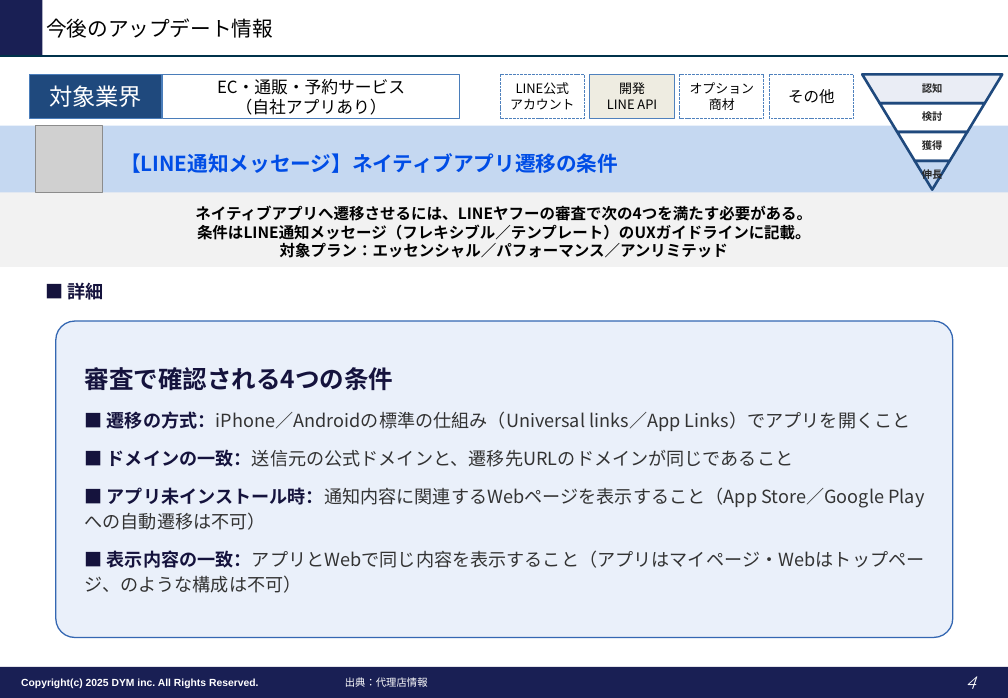
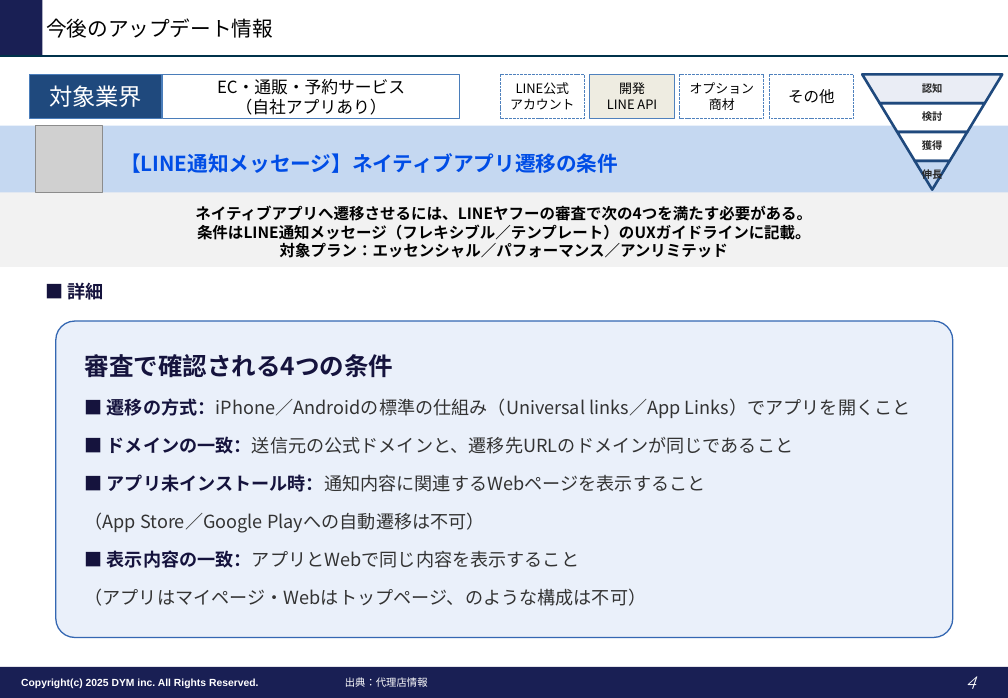
Before and after one commit to tonomura-r-dev/folder, a slide deck: slide 4 of LINEOA媒体最新情報_2026年10月トレンドレポート.pptx. Drawn at 1008x698 pixels with LibreOffice and Linux fonts; fonts in the diff are those of the drawing; grey boxes stand for pictures; background and template pictures are left out. Boxes give left, top, right and bottom in pixels: in the first picture for what was removed or moved away, otherwise in the second. Text is boxed around its words. In the diff, an @@ line names an element or a change of style, - is before the commit and + after.

```diff
--- a/LINEOA媒体最新情報_2026年10月トレンドレポート.pptx
+++ b/LINEOA媒体最新情報_2026年10月トレンドレポート.pptx
@@ text in rounded rectangle at (85, 474, 706, 606): text changed @@
-■ アプリ未インストール時：通知内容に関連するWebページを表示すること（App Store／Google Playへの自動遷移は不可）
-■ 表示内容の一致：アプリとWebで同じ内容を表示すること（アプリはマイページ・Webはトップページ、のような構成は不可）
+■ アプリ未インストール時：通知内容に関連するWebページを表示すること
+（App Store／Google Playへの自動遷移は不可）
+■ 表示内容の一致：アプリとWebで同じ内容を表示すること
+（アプリはマイページ・Webはトップページ、のような構成は不可）
```
Also in this commit, not shown: 2 other slides changed.
